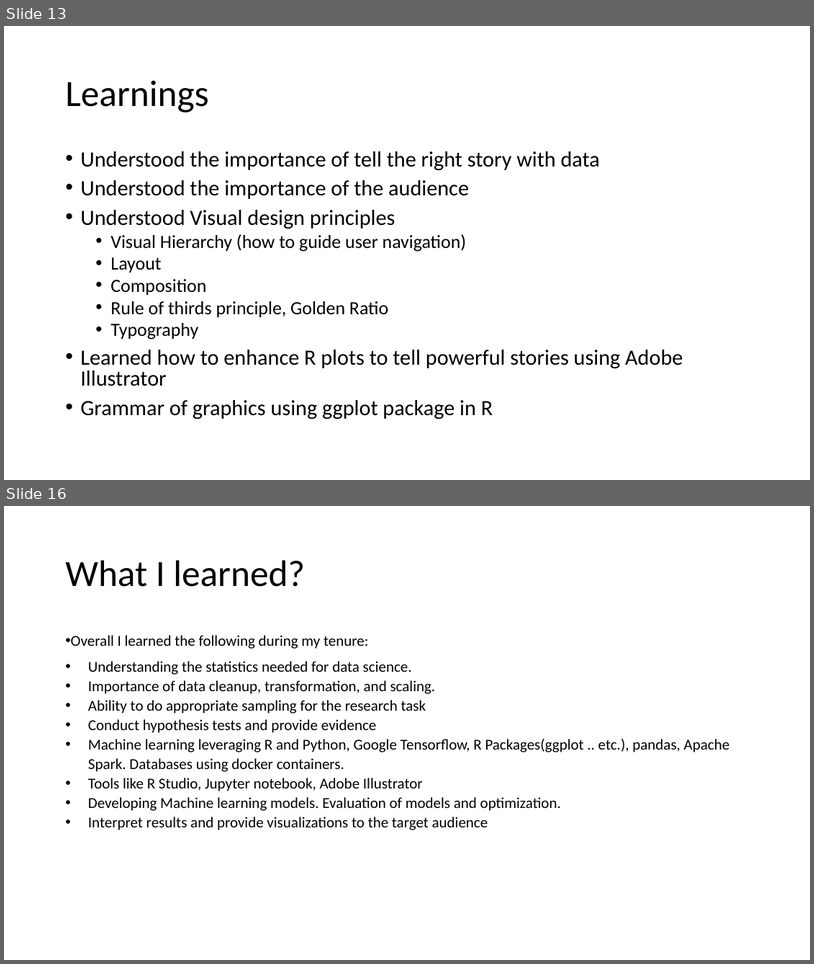
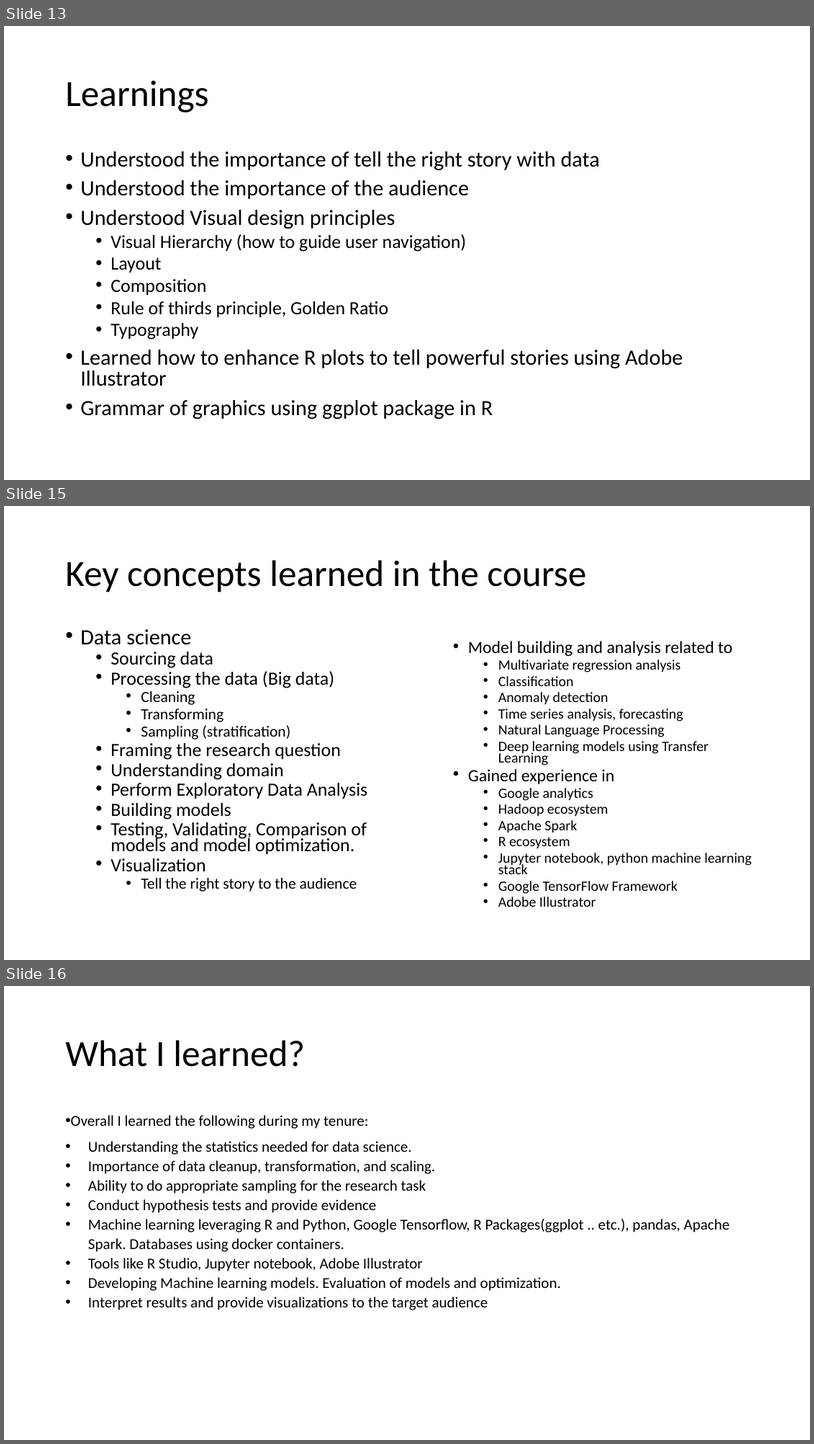
Before and after one commit to srihari-busam/MS-ADS-Portfolio, a slide deck: MS ADS.pptx. Shown one above the other, each under a label of ours: slides 13 and 16 before the commit, slides 13, 15 and 16 after it; the slides between them are not shown. The pictures are 814x964 and 814x1444 pixels, drawn with LibreOffice and Linux fonts; fonts in the diff are those of the drawing. Boxes give left, top, right and bottom in pixels: in the first picture for what was removed or moved away, otherwise in the second. Text is boxed around its words. In the diff, an @@ line names an element or a change of style, - is before the commit and + after.

```diff
--- a/MS ADS.pptx
+++ b/MS ADS.pptx
@@ slide 15 added at [4, 506, 810, 960], background #FFFFFF @@
@@ title added at [65, 560, 586, 592], 44 pt, text #000000 @@
+Key concepts learned in the course
@@ text added at [80, 629, 368, 891], 22.2 pt, text #000000 @@
+• Data science
+  • Sourcing data
+  • Processing the data (Big data)
+    • Cleaning
+    • Transforming
+    • Sampling (stratification)
+  • Framing the research question
+  • Understanding domain
+  • Perform Exploratory Data Analysis
+  • Building models
+  • Testing, Validating, Comparison of models and model optimization.
+  • Visualization
+    • Tell the right story to the audience
@@ text added at [468, 641, 752, 906], 17 pt, text #000000 @@
+  • Model building and analysis related to
+    • Multivariate regression analysis
+    • Classification
+    • Anomaly detection
+    • Time series analysis, forecasting
+    • Natural Language Processing
+    • Deep learning models using Transfer Learning
+  • Gained experience in
+    • Google analytics
+    • Hadoop ecosystem
+    • Apache Spark
+    • R ecosystem
+    • Jupyter notebook, python machine learning stack
+    • Google TensorFlow Framework
+    • Adobe Illustrator
```
Also in this commit, not shown: 4 slides changed, 1 slide removed.
